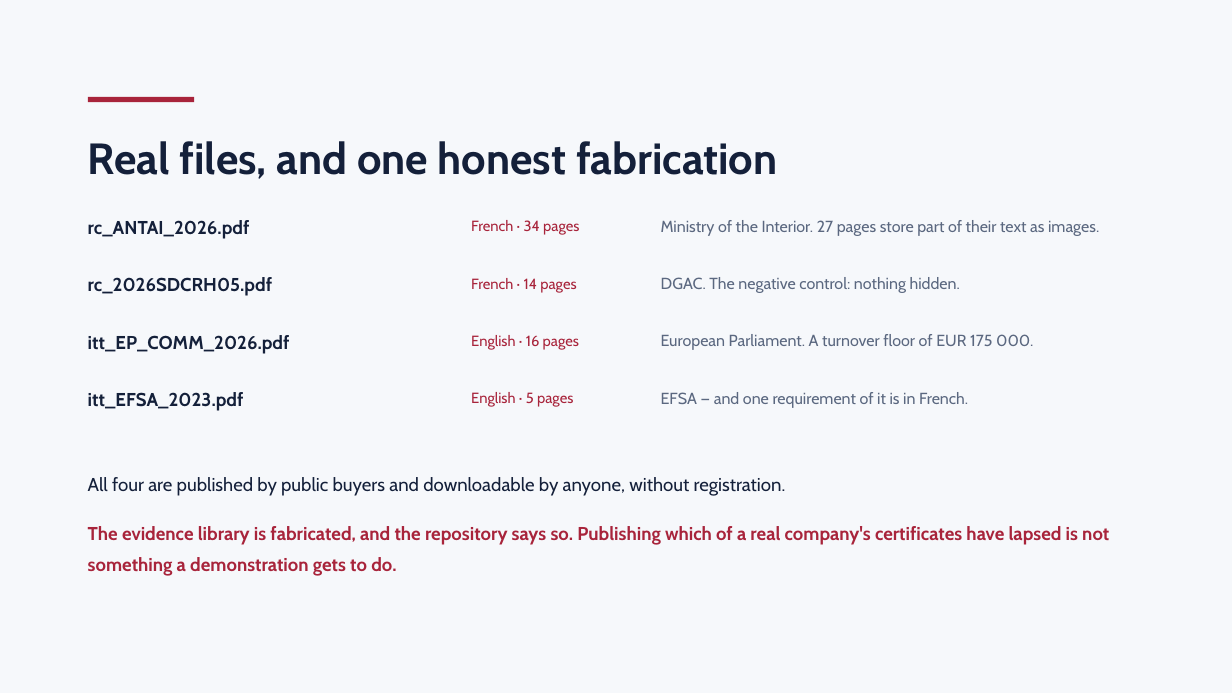
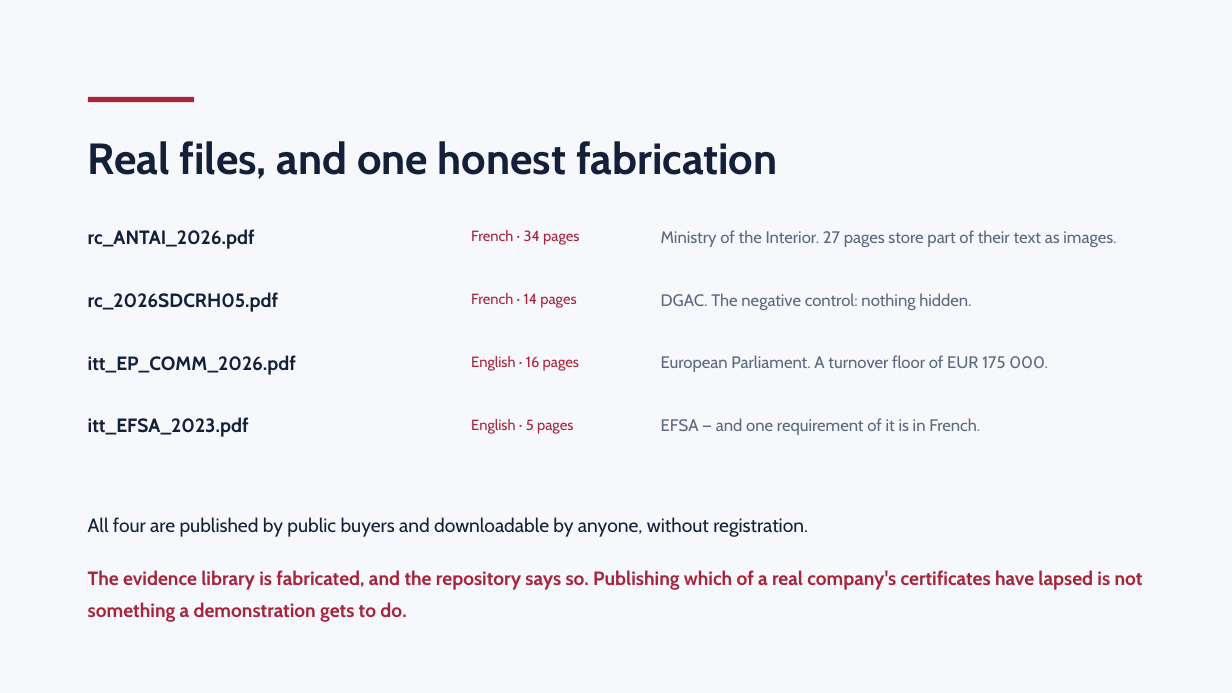
Before and after one commit to Yoh5/tender-compliance-agent, a slide deck: slide 5 of docs/deck.pptx. Drawn at 1232x693 pixels with LibreOffice and Linux fonts; fonts in the diff are those of the drawing. Boxes give left, top, right and bottom in pixels: in the first picture for what was removed or moved away, otherwise in the second. Text is boxed around its words. In the diff, an @@ line names an element or a change of style, - is before the commit and + after.

```diff
--- a/docs/deck.pptx
+++ b/docs/deck.pptx
@@ 3 texts: place and size @@
-3 texts at (88,220,1099,239)
+3 texts at (88,229,1116,249)
@@ 3 texts: place and size @@
-3 texts at (88,277,960,296)
+3 texts at (88,292,971,312)
@@ 3 texts: place and size @@
-3 texts at (88,334,1033,354)
+3 texts at (88,355,1048,375)
@@ size 14.5 to 15 pt in 4 elements at (88,229,255,249), (88,292,278,312), (88,355,296,375), (88,417,249,437) @@
@@ size 12.5 to 13 pt in 4 elements at (661,230,1116,247), (661,293,971,310), (661,355,1048,372), (661,418,980,435) @@
@@ 3 texts: place and size @@
-3 texts at (88,392,968,411)
+3 texts at (88,417,980,437)
@@ text "All four are published by ...": place and size @@
-text "All four are published by ..." at (88,477,1109,576)
+text "All four are published by ..." at (88,517,1143,622)
@@ text "All four are published by ..." at (88,517,1143,622): size 14.5 to 15 pt; more space between paragraphs @@
```
Also in this commit, not shown: 8 other slides changed, 2 slides removed, 2 other files.
